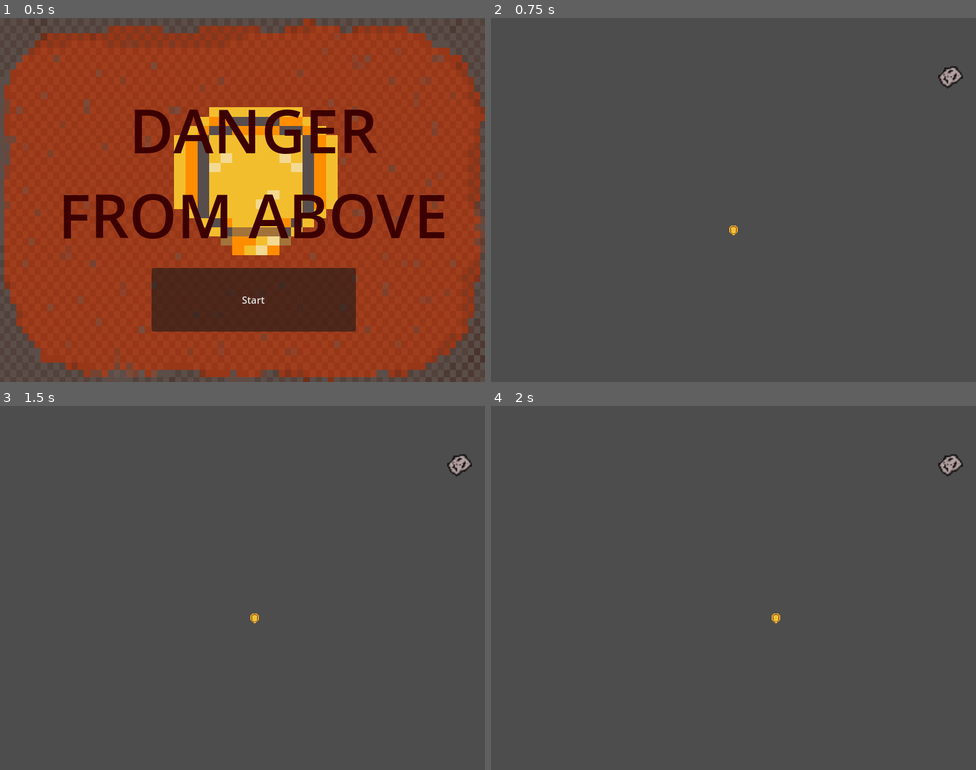
Above: before the commit, frames 1-4 (two rows, left to right).
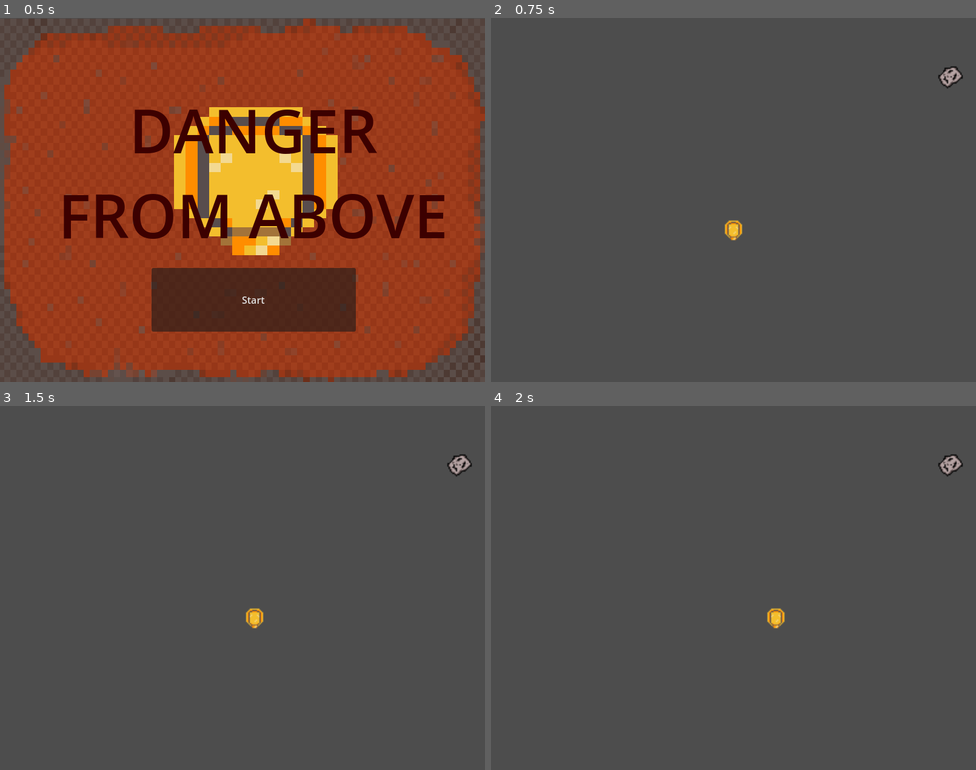
Above: after the commit, the same moments.

Repository: GraceLanBM/ProjectLimitedSpace
Game: Godot game, scene res://menu/StartMenu.tscn
The game is run twice, just before and just after one commit, with the same random seed, the same clock (stepped at 60 frames per second) and the same inputs.
Inputs:
- Up to frame 1 (0.5 s): no input
- Up to frame 2 (0.75 s): click "Start" at 0.5 s
- Up to frame 3 (1.5 s): tap Enter at 1.25 s; hold D (move_right) from 1.28 s (still down)
- Up to frame 4 (2 s): keep holding D (move_right)

Frame 1 is identical in both runs. In frame 2, 0.2% of the frame differs, in the area x 48-52%, y 55-62%; in frame 3, 0.2%; in frame 4, 0.2%.

Commit message:
change the size of player

Diff:
--- a/player/player.tscn
+++ b/player/player.tscn
@@ -15,8 +15,10 @@
 }]
 
 [sub_resource type="CapsuleShape2D" id="CapsuleShape2D_ptc32"]
+height = 20.0
 
 [node name="Player" type="Area2D"]
+scale = Vector2(2, 2)
 script = ExtResource("1_ol8j8")
 metadata/_edit_group_ = true
 
